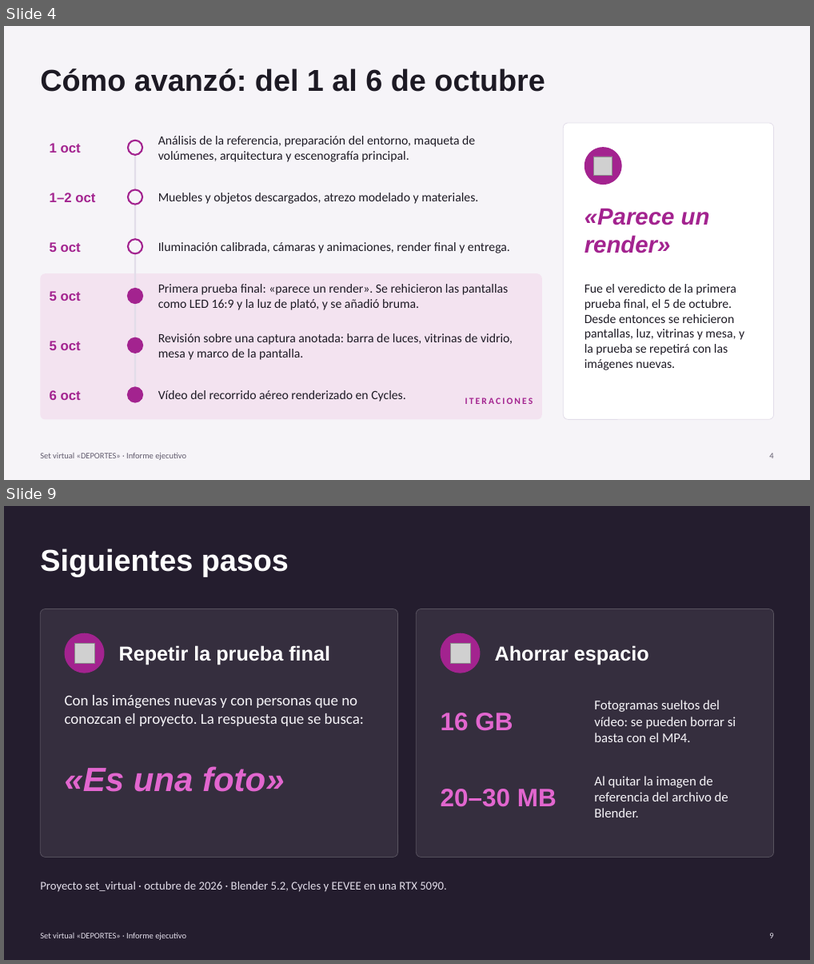
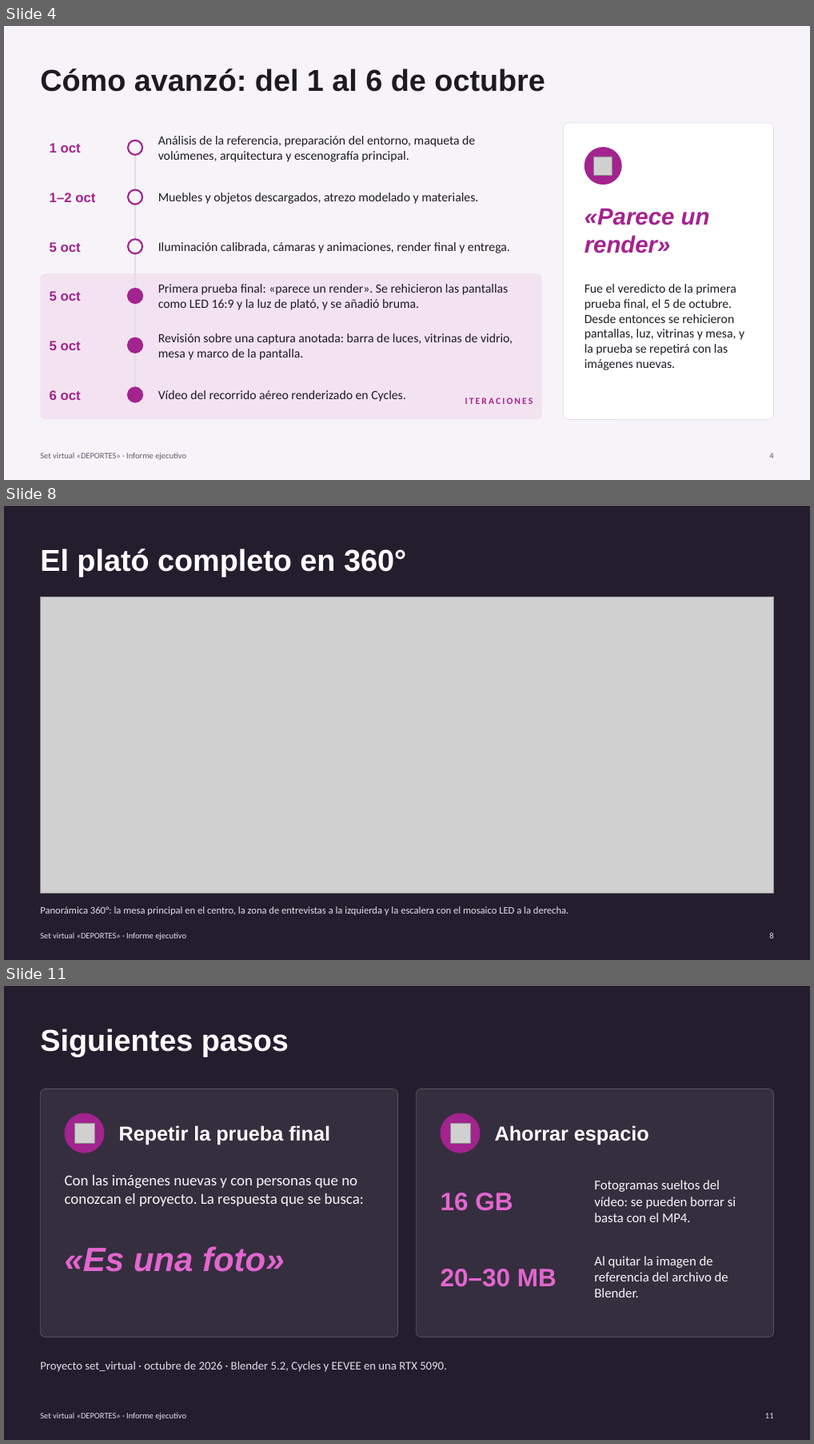
Before and after one commit to BarbaraParraEspinoza/other, a slide deck: set_virtual_deportes.pptx. Shown one above the other, each under a label of ours: slides 4 and 9 before the commit, slides 4, 8 and 11 after it; the slides between them are not shown. The pictures are 814x964 and 814x1444 pixels, drawn with LibreOffice and Linux fonts; fonts in the diff are those of the drawing; grey boxes stand for pictures. Boxes give left, top, right and bottom in pixels: in the first picture for what was removed or moved away, otherwise in the second. Text is boxed around its words. In the diff, an @@ line names an element or a change of style, - is before the commit and + after.

```diff
--- a/set_virtual_deportes.pptx
+++ b/set_virtual_deportes.pptx
@@ slide 8 added at [4,506,810,960], background #241D2E; not listed: 1 template element that a slide beside it also shows @@
@@ title added at [40,548,406,576], 36 pt, text #FFFFFF, bold @@
+El plató completo en 360°
@@ picture added at [40,596,774,893] @@
@@ text added at [40,906,569,915], 12 pt, text #E2DDE9 @@
+Panorámica 360°: la mesa principal en el centro, la zona de entrevistas a la izquierda y la escalera con el mosaico LED a la derecha.
@@ page number added at [770,932,774,938], 10 pt, text #E2DDE9 @@
+8
@@ what was slide 9 is now slide 11 @@
@@ page number at [766,1412,774,1418]: text changed @@
-9
+11
```
Also in this commit, not shown: 2 slides changed, 1 other slide added.
